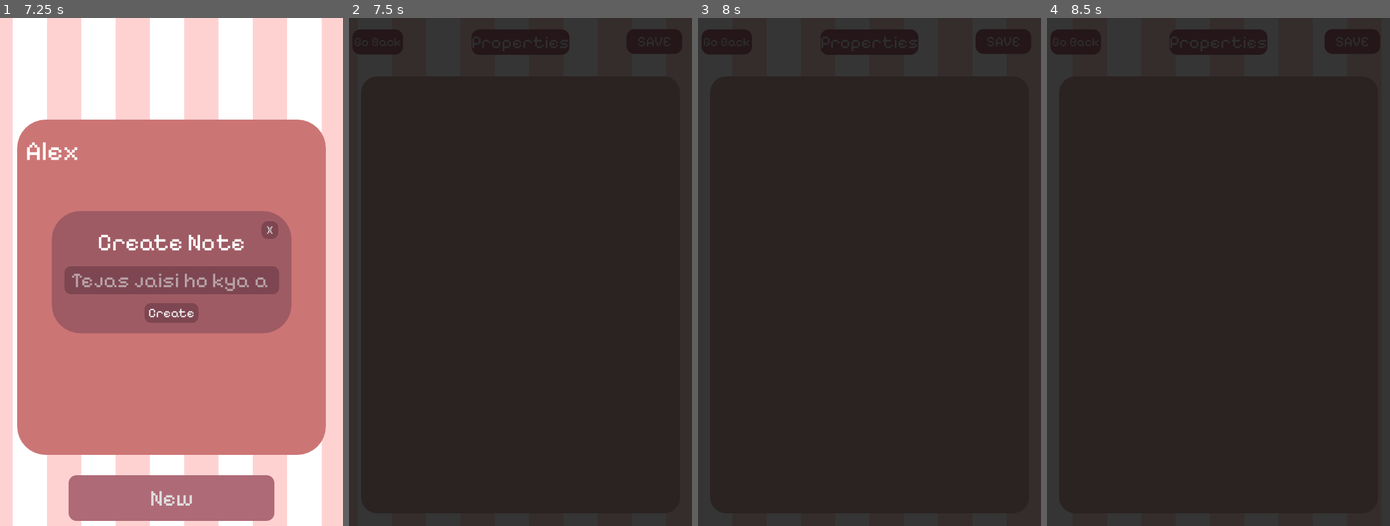
Above: before the commit, frames 1-4 (left to right).
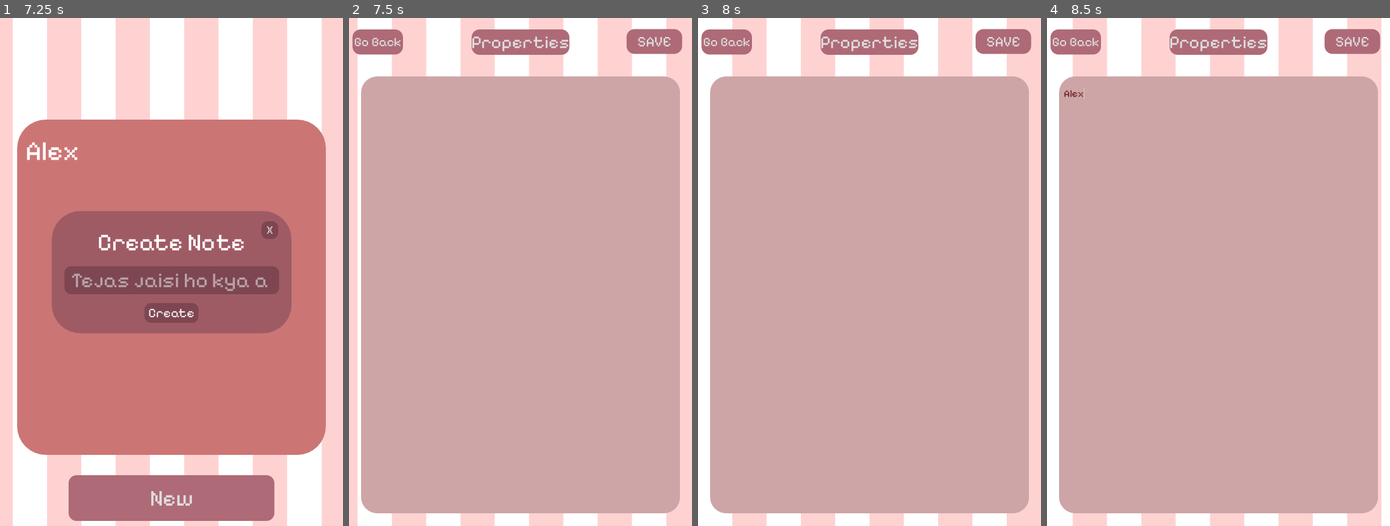
Above: after the commit, the same moments.

Repository: tejaswa4692/NotesApp
Game: Godot game, scene res://main.tscn
Two runs of this game, one before a commit and one after it. Both use one fixed random seed, a clock stepped at 60 frames per second and the inputs below.
Inputs (mouse positions are in pixels of both pictures, inside the frame that each line leads up to):
- Up to frame 1 (7.25 s): click "New" at 0.5 s; click (171, 282) at 1.27 s; type "Alex" at 1.35 s; click "New" at 2 s; click "Create" at 2.75 s; click "New" at 3.5 s; click "Create" at 4.25 s; click "Create" at 5 s; move the mouse to (246, 246) at 5.77 s; click (246, 246) at 5.92 s; move the mouse to (102, 297) at 6.52 s; click (102, 297) at 6.67 s
- Up to frame 2 (7.5 s): move the mouse to (554, 160) at 7.27 s; click (554, 160) at 7.42 s
- Up to frame 3 (8 s): no input
- Up to frame 4 (8.5 s): click (1218, 297) at 8.02 s; type "Alex" at 8.1 s

Frame 1 is identical in both runs. In frame 2, 100% of the frame differs, in the area x 0-100%, y 0-100%; in frame 3, 100%; in frame 4, 100%.

Commit message:
second commit codechange

Diff:
--- a/read.gd
+++ b/read.gd
@@ -1,4 +1,6 @@
 extends Control
+
+
 
 @onready var filename = Global.filename
 @onready var filepath = "user://notes/%s.json" % Global.filename
@@ -11,14 +13,22 @@
 @onready var old_height = $TextEdit.size
 @onready var textedit = $TextEdit
 @onready var kb_height = DisplayServer.virtual_keyboard_get_height()
-var is_setting_open: bool
+var is_setting_open: bool = false
+
+
+
+
+
 
 
 func _ready() -> void:
+	print($Background2.modulate)
+
+
 	# Init
 	get_viewport().connect("size_changed", Callable(self, "_on_screen_resized"))
 	textedit.connect("focus_entered", Callable(self, "textedit_focus_entered"))
-	textedit.connect("focus_exited", Callable(self, "textedit_focus_exited"))
+	self.connect("", Callable(self, "textedit_focus_exited"))
 	#/Init
 
 	#
@@ -117,5 +127,8 @@
 
 func _on_properties_pressed() -> void:
 	if !is_setting_open:
+		$Background2.show()
 		var tween = create_tween()
+		var tween2 = create_tween()
 		tween.tween_property($SettingContainer, "position", Vector2(screen.x / 2 - $SettingContainer.size.x / 2, (screen.y /2 - $SettingContainer.size.y / 2)), 0.2).set_trans(Tween.TRANS_SINE).set_ease(Tween.EASE_IN_OUT)
+		tween2.tween_property($Background2, "self_modulate", Vector4(1.0, 1.0, 1.0, 1.0), 0.2)
--- a/read.tscn
+++ b/read.tscn
@@ -46,6 +46,8 @@
 [sub_resource type="StyleBoxFlat" id="StyleBoxFlat_xq2h4"]
 bg_color = Color(0, 0, 0, 0.792157)
 
+[sub_resource type="StyleBoxEmpty" id="StyleBoxEmpty_ciyjt"]
+
 [sub_resource type="StyleBoxFlat" id="StyleBoxFlat_b6fi6"]
 bg_color = Color(0.785494, 0.583224, 0.526029, 1)
 corner_radius_top_left = 90
@@ -173,6 +175,7 @@
 text = "Properties"
 
 [node name="Background2" type="Panel" parent="."]
+visible = false
 layout_mode = 1
 anchors_preset = 15
 anchor_right = 1.0
@@ -181,7 +184,27 @@
 grow_vertical = 2
 theme_override_styles/panel = SubResource("StyleBoxFlat_xq2h4")
 
+[node name="backgroundexitbutton" type="Button" parent="Background2"]
+layout_mode = 1
+anchors_preset = 15
+anchor_right = 1.0
+anchor_bottom = 1.0
+grow_horizontal = 2
+grow_vertical = 2
+theme_override_styles/focus = SubResource("StyleBoxEmpty_ciyjt")
+theme_override_styles/disabled_mirrored = SubResource("StyleBoxEmpty_ciyjt")
+theme_override_styles/disabled = SubResource("StyleBoxEmpty_ciyjt")
+theme_override_styles/hover_pressed_mirrored = SubResource("StyleBoxEmpty_ciyjt")
+theme_override_styles/hover_pressed = SubResource("StyleBoxEmpty_ciyjt")
+theme_override_styles/hover_mirrored = SubResource("StyleBoxEmpty_ciyjt")
+theme_override_styles/hover = SubResource("StyleBoxEmpty_ciyjt")
+theme_override_styles/pressed_mirrored = SubResource("StyleBoxEmpty_ciyjt")
+theme_override_styles/pressed = SubResource("StyleBoxEmpty_ciyjt")
+theme_override_styles/normal_mirrored = SubResource("StyleBoxEmpty_ciyjt")
+theme_override_styles/normal = SubResource("StyleBoxEmpty_ciyjt")
+
 [node name="SettingContainer" type="Panel" parent="."]
+visible = false
 layout_mode = 1
 anchors_preset = -1
 anchor_left = 0.1
Not shown: 1 places in read.tscn that only renumber resources
Not shown, added: class.build
